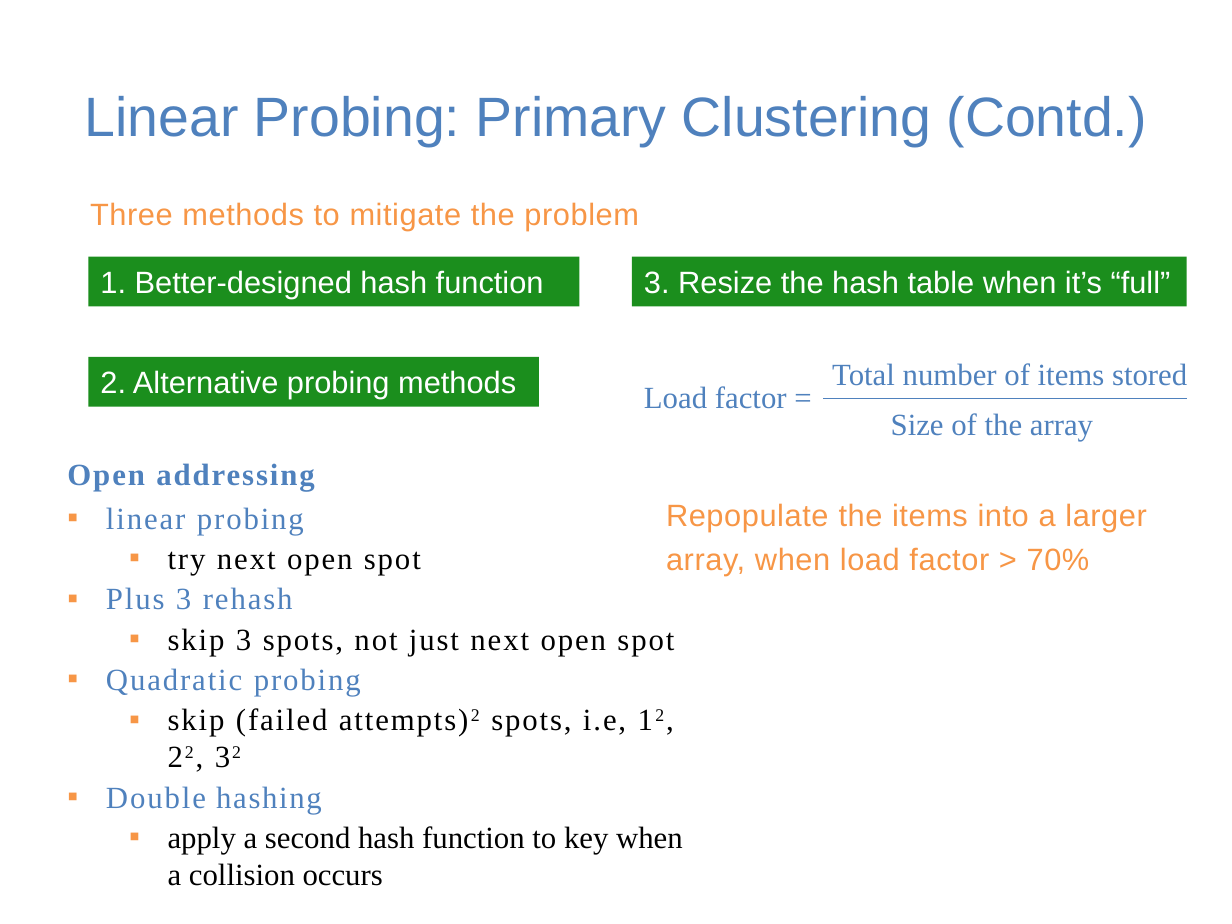
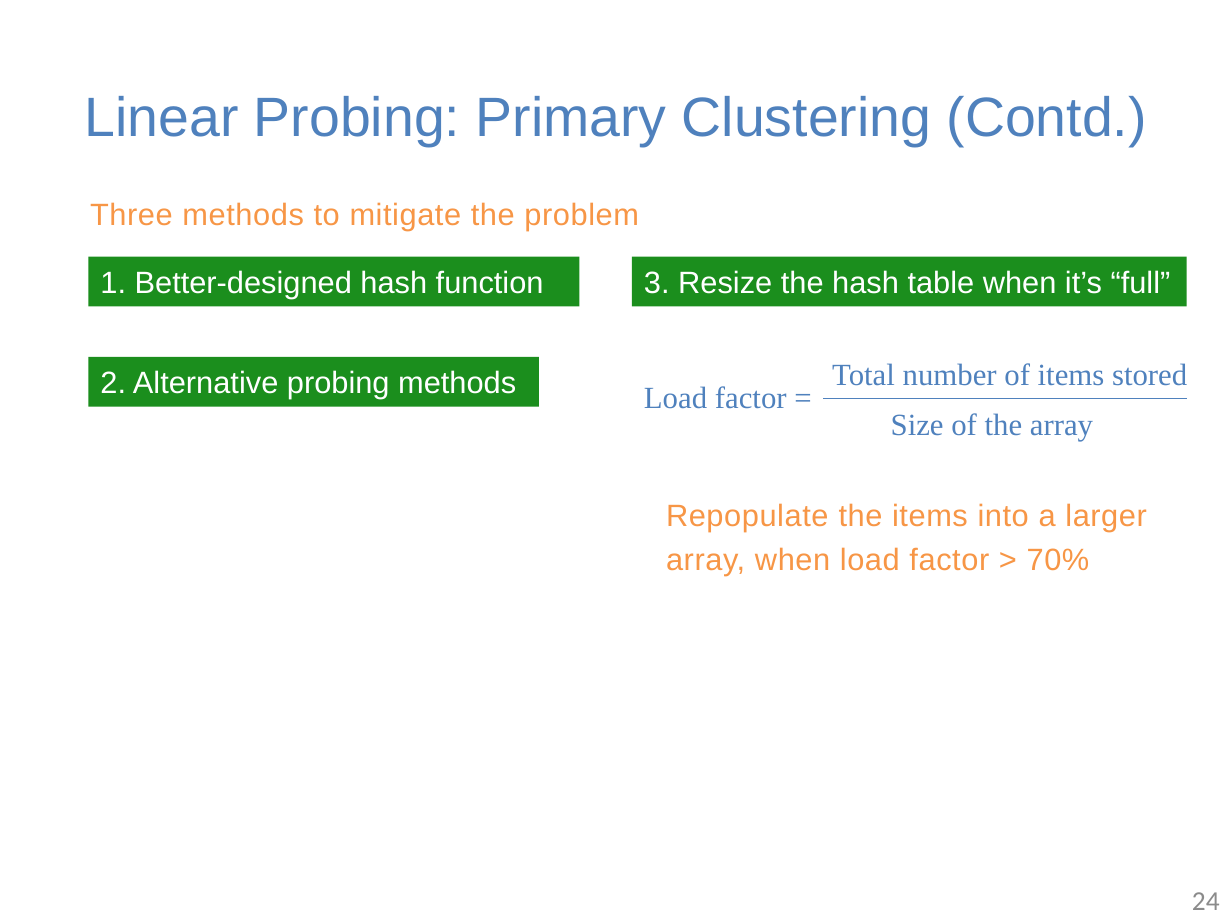
Before and after one commit to guhofstra/CSC111Fa25, a slide deck: slide 24 of PPTs/Lecture 7-hash table.pptx (slide 19 before the commit). Drawn at 1232x924 pixels with LibreOffice and Linux fonts; fonts in the diff are those of the drawing. Boxes give left, top, right and bottom in pixels: in the first picture for what was removed or moved away, otherwise in the second. Text is boxed around its words. In the diff, an @@ line names an element or a change of style, - is before the commit and + after.

```diff
--- a/PPTs/Lecture 7-hash table.pptx
+++ b/PPTs/Lecture 7-hash table.pptx
@@ text removed at (x1=67, y1=463, x2=683, y2=886) @@
-Open addressing
-▪ linear probing
-  ▪ try next open spot
-▪ Plus 3 rehash
-  ▪ skip 3 spots, not just next open spot
-▪ Quadratic probing
-  ▪ skip (failed attempts)2 spots, i.e, 12, 22, 32
-▪ Double hashing
-  ▪ apply a second hash function to key when a collision occurs
@@ page number added at (x1=1192, y1=892, x2=1220, y2=910), 16 pt, text #8C8C8C @@
+24
```
Also in this commit, not shown: 20 other slides changed, 6 slides added, 1 slide removed, 4 other files.
